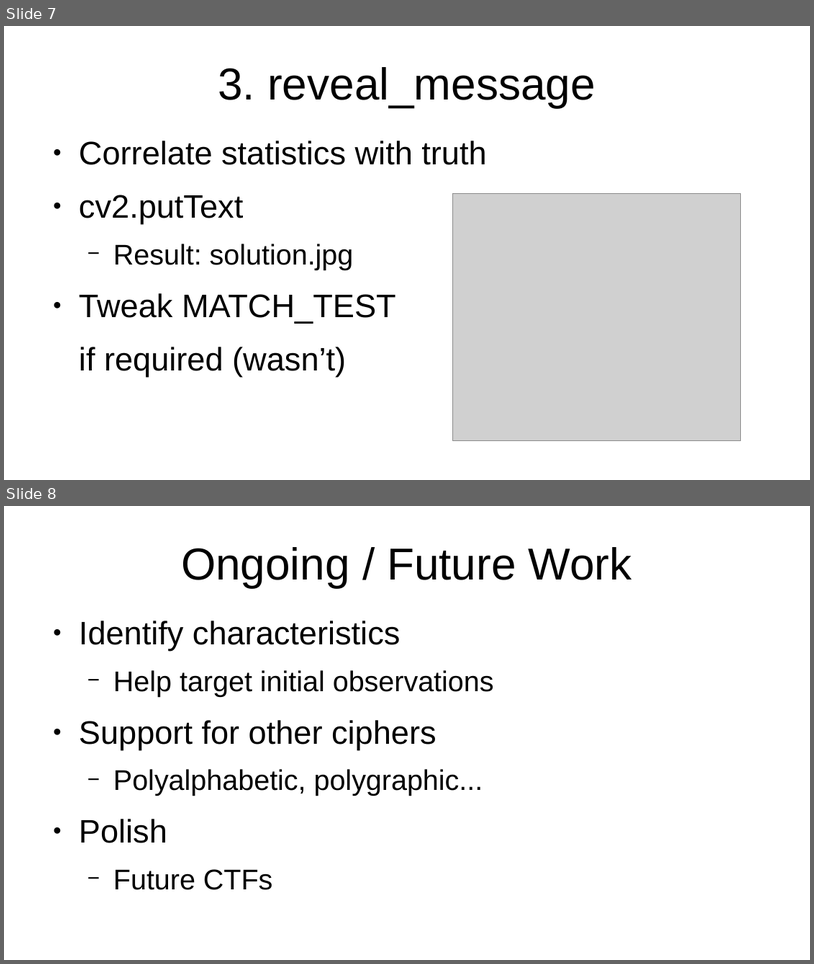
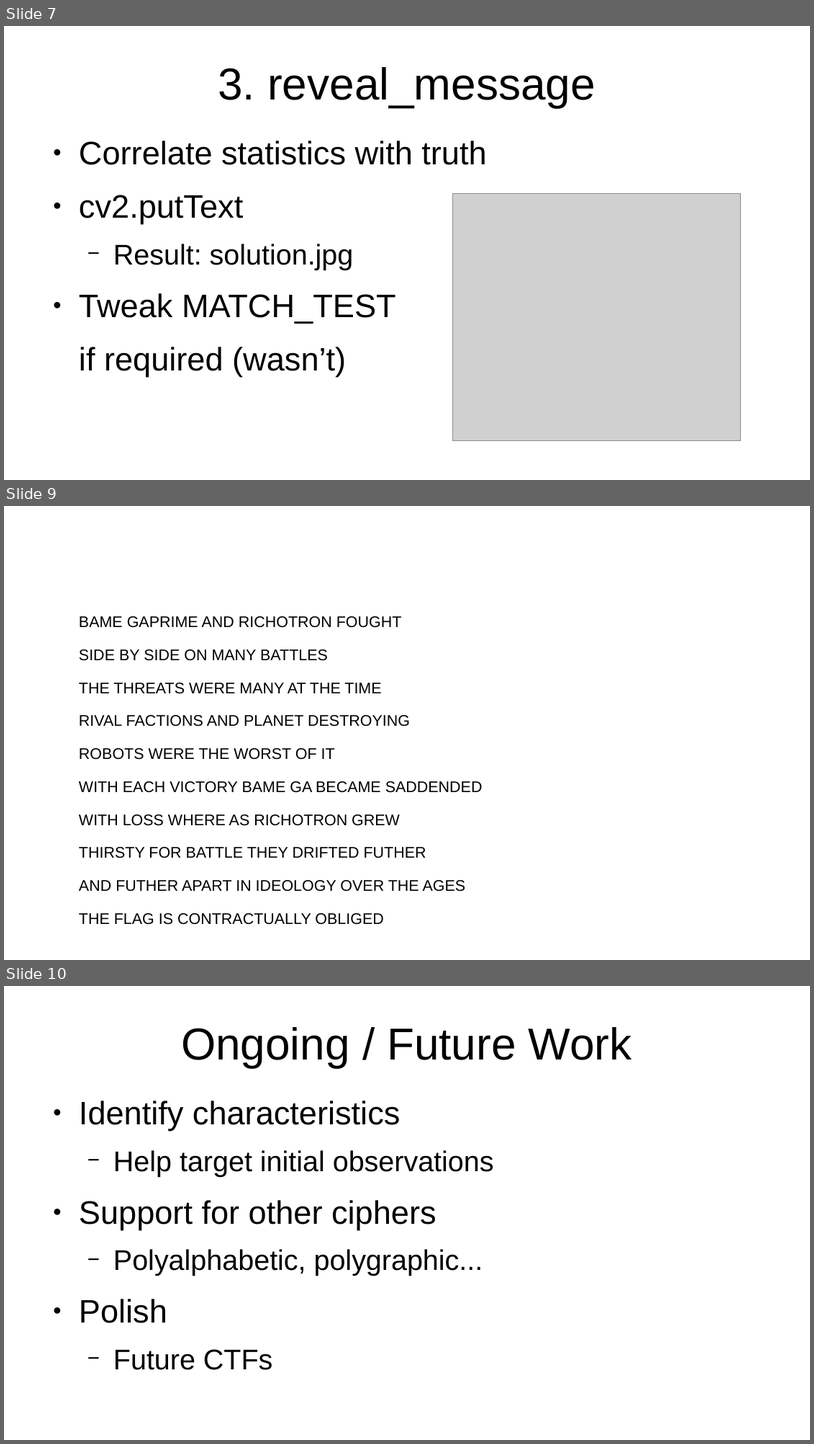
Before and after one commit to wulfgarpro/ancientrunes, a slide deck: lightning_talk/lightning_talk.odp. Shown one above the other, each under a label of ours: slides 7 and 8 before the commit, slides 7, 9 and 10 after it; the slides between them are not shown. The pictures are 814x964 and 814x1444 pixels, drawn with LibreOffice and Linux fonts; fonts in the diff are those of the drawing; grey boxes stand for pictures. Boxes give left, top, right and bottom in pixels: in the first picture for what was removed or moved away, otherwise in the second. Text is boxed around its words. In the diff, an @@ line names an element or a change of style, - is before the commit and + after.

```diff
--- a/lightning_talk/lightning_talk.odp
+++ b/lightning_talk/lightning_talk.odp
@@ slide 9 added at (x1=4, y1=506, x2=810, y2=960), background #FFFFFF @@
@@ text added at (x1=79, y1=616, x2=483, y2=924), 15.2 pt, text #000000 @@
+BAME GAPRIME AND RICHOTRON FOUGHT
+SIDE BY SIDE ON MANY BATTLES
+THE THREATS WERE MANY AT THE TIME
+RIVAL FACTIONS AND PLANET DESTROYING
+ROBOTS WERE THE WORST OF IT
+WITH EACH VICTORY BAME GA BECAME SADDENDED
+WITH LOSS WHERE AS RICHOTRON GREW
+THIRSTY FOR BATTLE THEY DRIFTED FUTHER
+AND FUTHER APART IN IDEOLOGY OVER THE AGES
+THE FLAG IS CONTRACTUALLY OBLIGED
@@ what was slide 8 is now slide 10 @@
```
Also in this commit, not shown: 1 other slide added, 3 other files.
